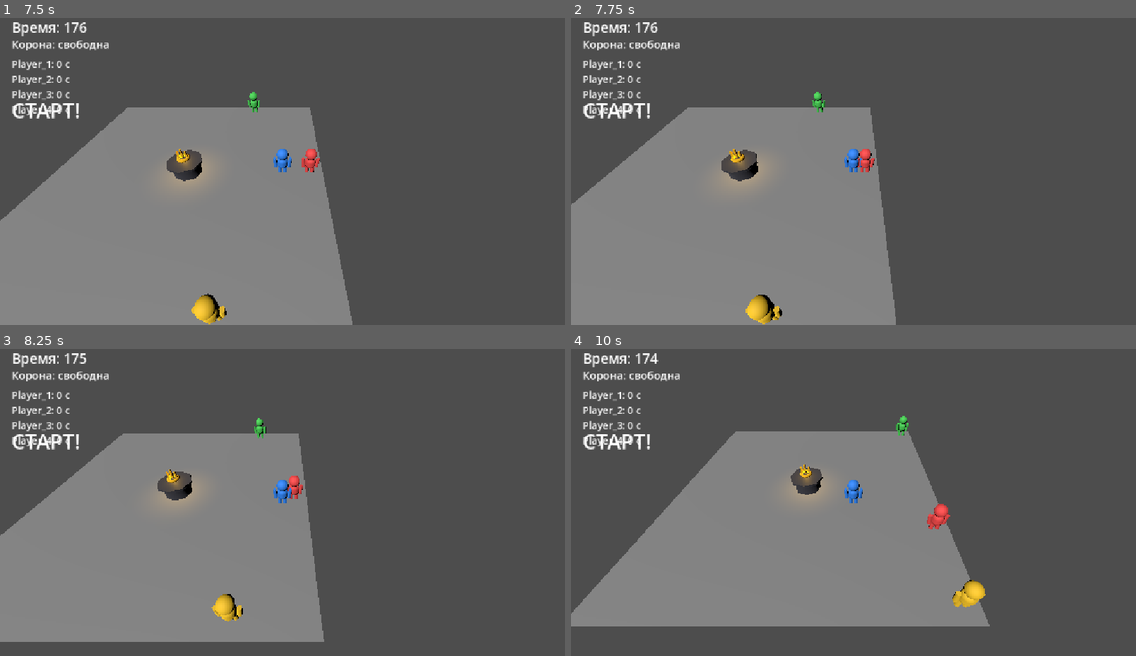
Above: before the commit, frames 1-4 (two rows, left to right).
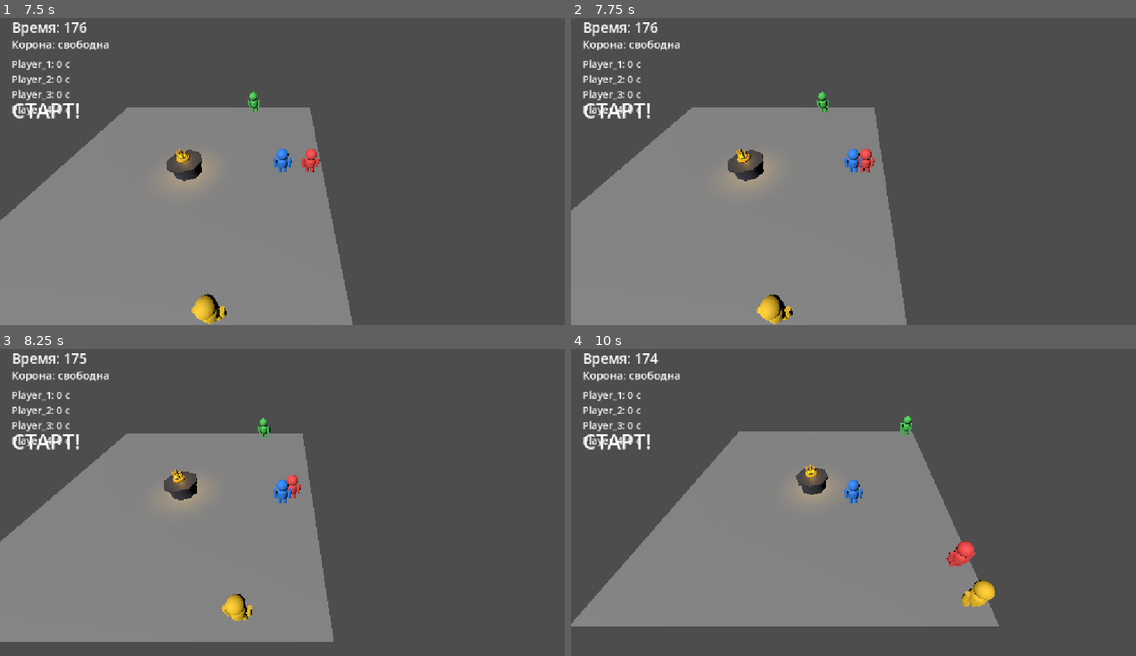
Above: after the commit, the same moments.

Repository: denisyltanovmagamed-netizen/PROJECT-01-CROWN
Game: Godot game, scene res://scenes/main/main.tscn
Two runs of this game, one before a commit and one after it. Both use one fixed random seed, a clock stepped at 60 frames per second and the inputs below.
Inputs (mouse positions are in pixels of both pictures, inside the frame that each line leads up to):
- Up to frame 1 (7.5 s): tap Enter at 0.5, 2 s; move the mouse to (254, 229) at 0.52 s; hold Up (ui_up) 0.53-2.03 s; click (254, 229) at 0.67 s; tap Space at 1.25, 2.75 s; move the mouse to (452, 214) at 1.27 s; move the mouse to (113, 119) at 2.02 s; hold Left (ui_left) 2.03-3.53 s; move the mouse to (310, 165) at 2.77 s; click (310, 165) at 2.92 s; move the mouse to (197, 88) at 3.52 s; hold Down (ui_down) 3.53-4.28 s; move the mouse to (406, 150) at 4.27 s; hold Right (ui_right) 4.28-5.03 s; move the mouse to (169, 183) at 5.02 s; hold Up (ui_up) 5.03-5.78 s; click (169, 183) at 5.17 s; move the mouse to (339, 97) at 5.77 s; hold Right (ui_right) from 5.78 s (still down); move the mouse to (254, 229) at 6.52 s; move the mouse to (452, 214) at 7.27 s; click (452, 214) at 7.42 s
- Up to frame 2 (7.75 s): keep holding Right (ui_right)
- Up to frame 3 (8.25 s): move the mouse to (113, 450) at 8.02 s; release Right (ui_right) at 8.03 s; hold Down (ui_down) from 8.03 s (still down)
- Up to frame 4 (10 s): move the mouse to (881, 496) at 8.77 s; release Down (ui_down) at 8.78 s; hold Left (ui_left) 8.78-9.53 s; move the mouse to (768, 419) at 9.52 s; hold Up (ui_up) from 9.53 s (still down); click (768, 419) at 9.67 s

Frame 1 is identical in both runs. In frame 2, 2.3% of the frame differs, in the area x 0-60%, y 24-100%; in frame 3, 2.1%; in frame 4, 2.5%, in the area x 0-76%, y 21-91%.

Commit message:
Reduce AI clumping and improve separation

Diff:
--- a/scripts/player/player.gd
+++ b/scripts/player/player.gd
@@ -11,6 +11,7 @@
 var movement_enabled: bool = false
 var arena_limit: float = 9.0
 var all_players: Array[CharacterBody3D] = []
+var ai_slot: int = 0
 
 func _physics_process(_delta: float) -> void:
     if not movement_enabled:
@@ -108,14 +109,14 @@
         offset.y = 0.0
         var distance := offset.length()
 
-        if distance > 0.01 and distance < 2.2:
-            var strength := (2.2 - distance) / 2.2
+        if distance > 0.01 and distance < 3.0:
+            var strength := (3.0 - distance) / 3.0
             separation += offset.normalized() * strength
 
     if separation.length_squared() <= 0.01:
         return direction
 
-    return (direction + separation * 1.4).normalized()
+    return (direction + separation * 2.5).normalized()
 
 func set_target(new_target: Node3D) -> void:
     target = new_target
@@ -136,6 +137,9 @@
 func set_ai_context(new_players: Array[CharacterBody3D]) -> void:
     all_players = new_players
 
+func set_ai_slot(slot: int) -> void:
+    ai_slot = slot
+
 func set_movement_enabled(enabled: bool) -> void:
     movement_enabled = enabled
     if not enabled:
